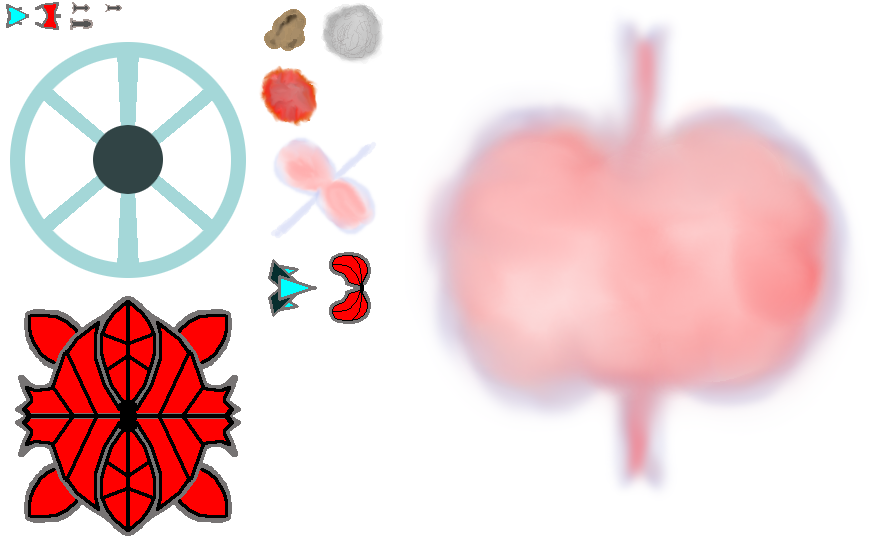
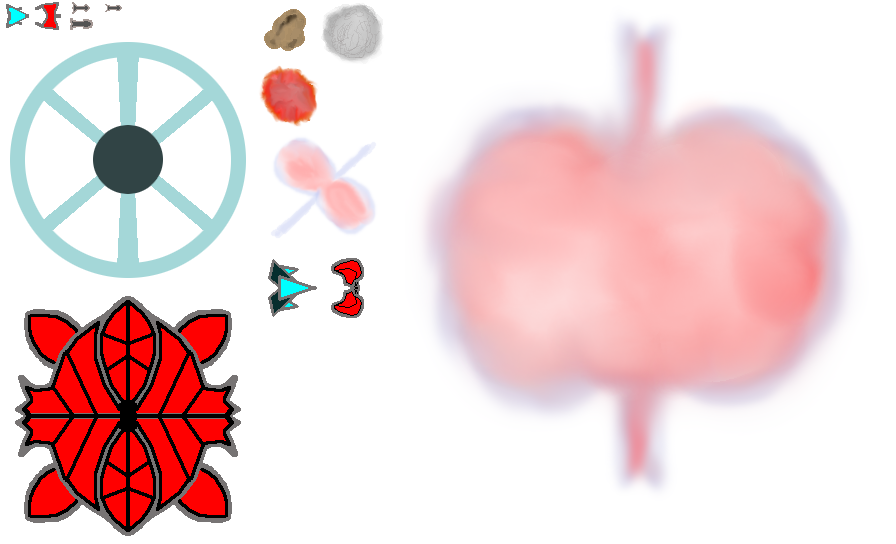
Before/after of a (896, 544) layered artwork. What changed in the layer stack:
painted on "Background" over [329,252,371,324]
